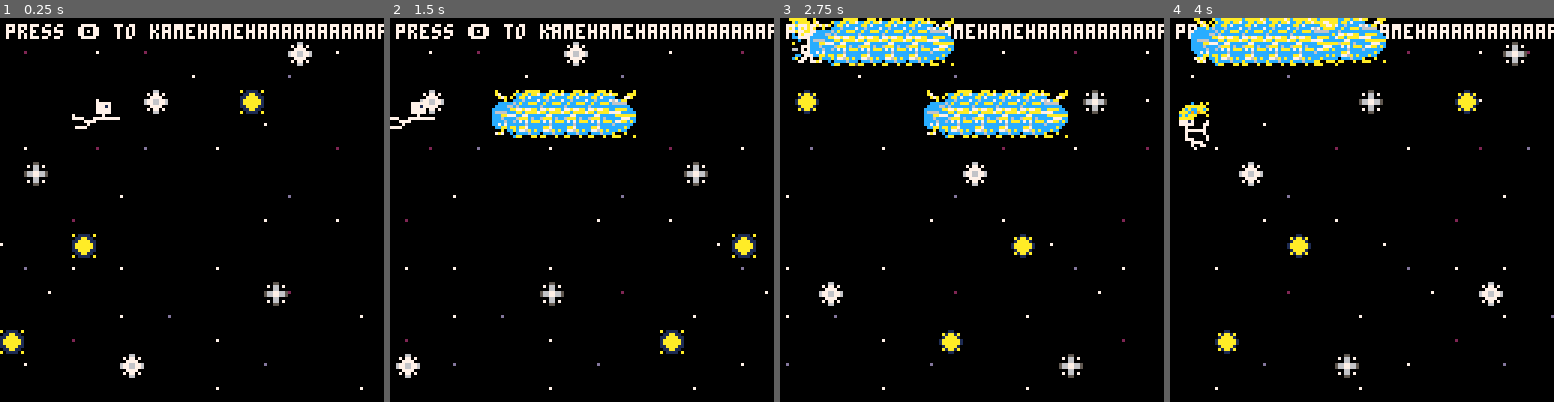
Above: before the commit, frames 1-4 (left to right).
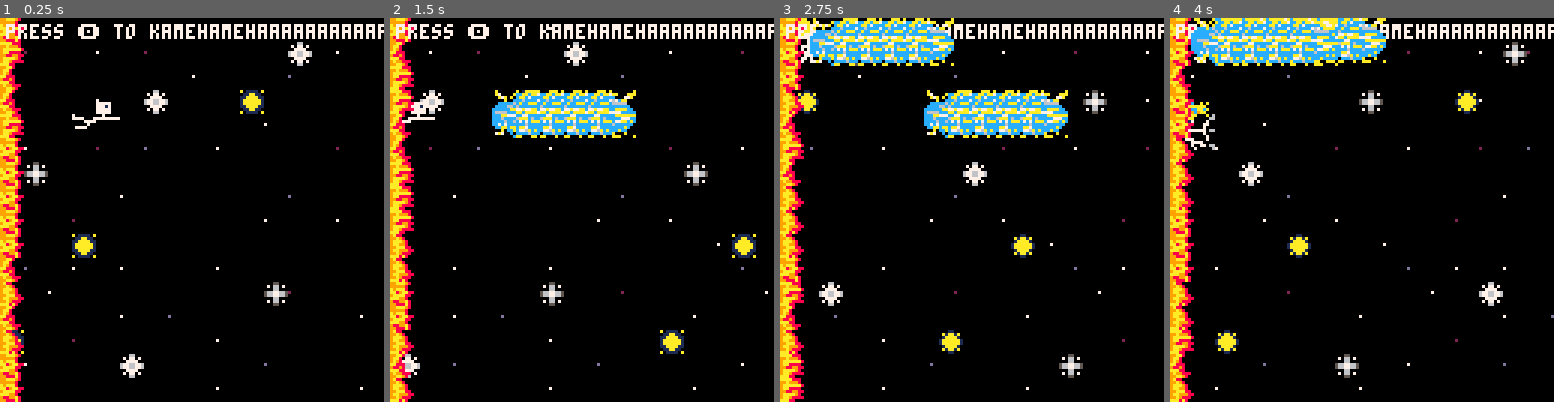
Above: after the commit, the same moments.

Repository: Jerry-Gu-SB/pico-8-kamehameha
Game: PICO-8 cartridge kamehameha.p8
Two runs of this game, one before a commit and one after it. Both use one fixed random seed, a clock stepped at 60 frames per second and the inputs below.
Inputs:
- Up to frame 1 (0.25 s): no input
- Up to frame 2 (1.5 s): tap O (Z key) at 0.7 s
- Up to frame 3 (2.75 s): hold Right 1.6-2.1 s; tap O (Z key) at 1.7, 2.1, 2.5 s; hold Up 2.15-2.42 s; hold Right from 2.47 s (still down)
- Up to frame 4 (4 s): tap O (Z key) at 2.9, 3.3, 3.7 s; release Right at 3.03 s; hold Left 3.08-3.58 s; hold Down 3.63-3.97 s

The runs differ from the first frame. In frame 1, 4.8% of the frame differs, in the area x 0-7%, y 0-100%; in frame 2, 4.8%; in frame 3, 4.9%; in frame 4, 4.9%, in the area x 0-12%, y 0-100%.

Commit message:
added fire to the side

Diff:
--- a/kamehameha.p8
+++ b/kamehameha.p8
@@ -8,10 +8,15 @@
 
 KAMEHAMEHA_STARTUP_FRAMES = 10
 LASER_PUSHBACK = 15
+
 MAP_X = 0
 STAR_INTERVAL = 1
 STAR_SWITCH = true
 TWINKLE_X = 0
+
+FIRE_INTERVAL = 1
+FIRE_SPRITE_INDICES = {15,31,47,63}
+FIRE_SPRITE_ARRAY = {0,0,0,0,0,0,0,0,0,0,0,0,0,0,0,0}
 
 function _init()
     objects = {}
@@ -99,11 +104,27 @@
     draw_map()
     draw_player()
 
+    draw_fire()
+
     print("press 🅾️ to kamehamehaaaaaaaaaaaaaa", 2, 2, 7)
 
     for obj in all(objects) do
         obj:draw()
     end
+end
+
+function draw_fire()
+    if FIRE_INTERVAL <= 1 then
+        initialize_fire_interval()
+        for i = 0, 15 do
+            fire_sprite = flr(rnd(4)) + 1
+            FIRE_SPRITE_ARRAY[i] = FIRE_SPRITE_INDICES[fire_sprite]
+        end
+    end
+    for i = 0, 15 do
+        spr(FIRE_SPRITE_ARRAY[i], 0, i * 8, 1, 1)
+    end
+    FIRE_INTERVAL -= 1
 end
 
 function draw_map()
@@ -167,6 +188,10 @@
 function initialize_star_interval()
     -- from: pico-8.fandom.com/wiki/Rnd
     STAR_INTERVAL = flr(rnd(21)) + 10
+end
+
+function initialize_fire_interval()
+    FIRE_INTERVAL = flr(rnd(21)) + 10
 end
 
 
Not shown, changed: 32 lines of the sprite sheet (__gfx__) section of kamehameha.p8
